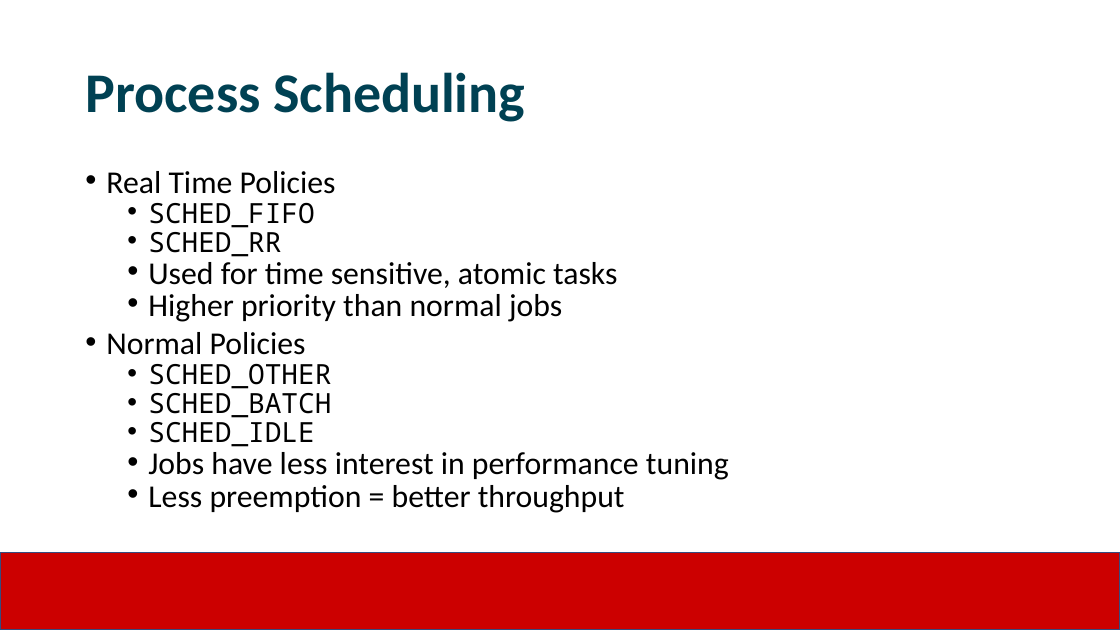
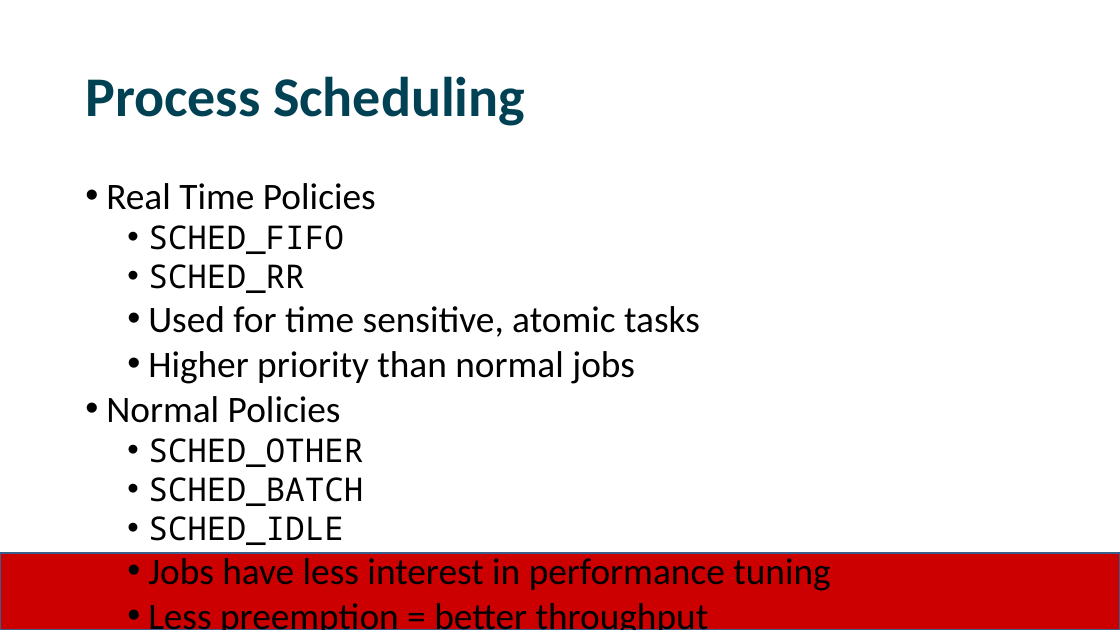
Before and after one commit to JimmyJHickey/Rambunctious-Homunculi, a slide deck: slide 5 of reports/RedHat_Presentation.pptx. Drawn at 1120x630 pixels with LibreOffice and Linux fonts; fonts in the diff are those of the drawing; background and template pictures are left out. Boxes give left, top, right and bottom in pixels: in the first picture for what was removed or moved away, otherwise in the second. Text is boxed around its words. In the diff, an @@ line names an element or a change of style, - is before the commit and + after.

```diff
--- a/reports/RedHat_Presentation.pptx
+++ b/reports/RedHat_Presentation.pptx
@@ text "Process Scheduling" at box(85, 76, 525, 126): line spacing 0.9 to 1 @@
@@ text "Real Time Policies" at box(106, 183, 830, 630): size 27.2 to 32 pt in "Real Time Policies", "Used for time sensitive, atomic tasks", "Higher priority than normal jobs", "Normal Policies" and 2 more places; size 23.8 to 28 pt in "SCHED_FIFO", "SCHED_RR", "SCHED_OTHER", "SCHED_BATCH" and 1 more places; line spacing 0.7 to 1; less space between paragraphs @@
@@ rectangle at box(0, 553, 1120, 630): outline #374B7F 1 pt to #3A5F8C 2 pt @@
```
Also in this commit, not shown: 10 other slides changed.
